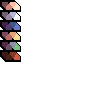
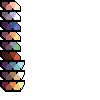
Two versions of the same layered image (100 × 100). Layer-by-layer changes:
painted on "Arrière-plan" over [0, 60, 25, 92]
